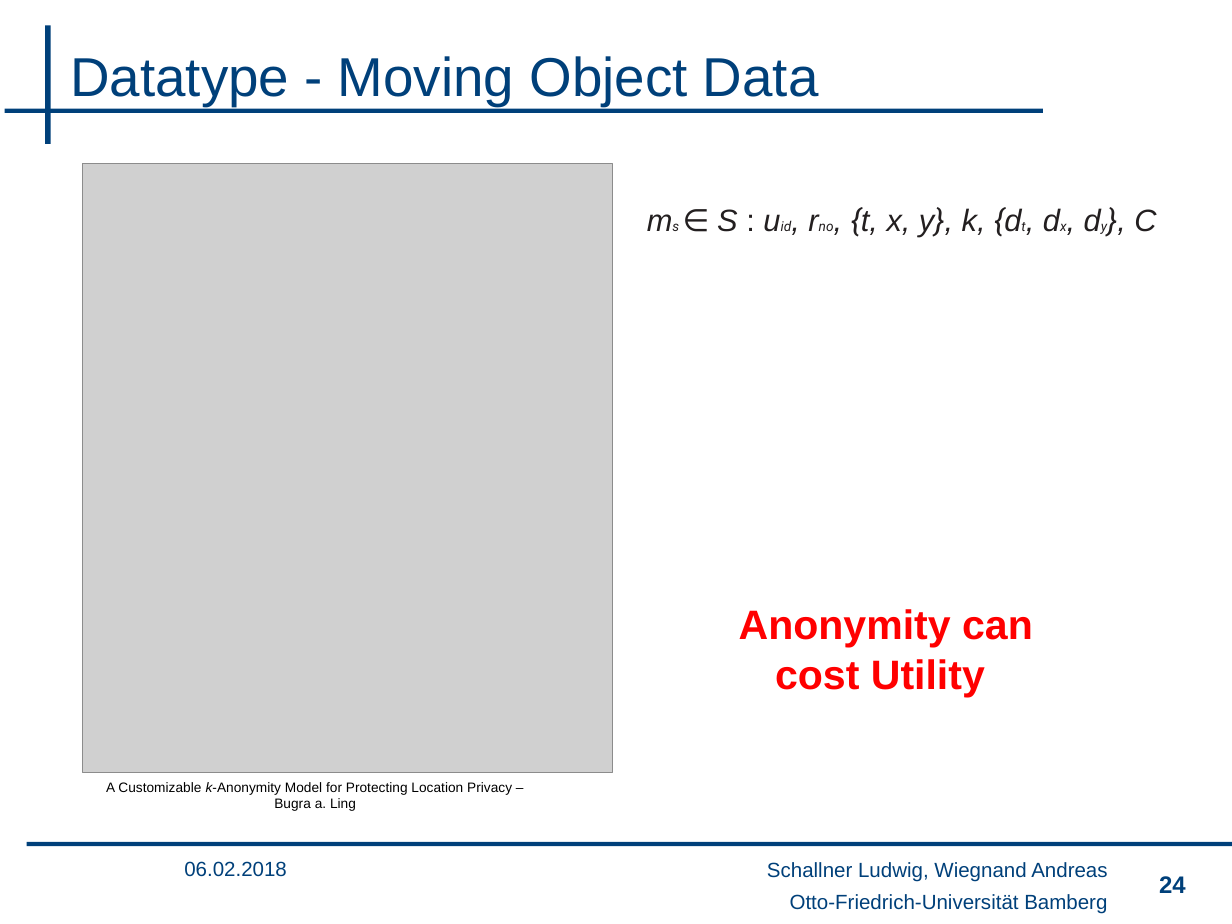
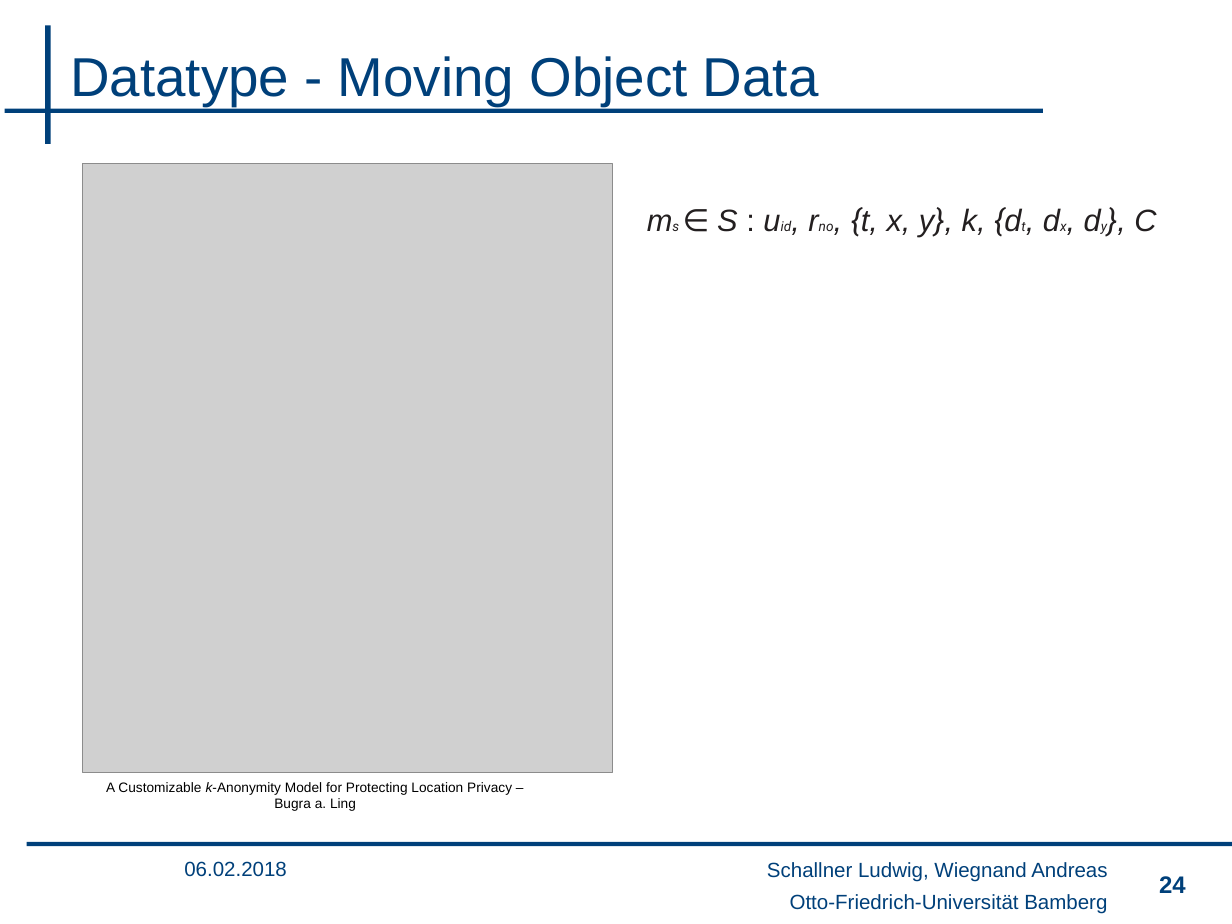
Before and after one commit to wsgan001/PSI-MSem, a slide deck: slide 24 of presentation/sicherheits_final_anV3.pptx. Drawn at 1232x924 pixels with LibreOffice and Linux fonts; fonts in the diff are those of the drawing; grey boxes stand for pictures; background and template pictures are left out. Boxes give left, top, right and bottom in pixels: in the first picture for what was removed or moved away, otherwise in the second. Text is boxed around its words. In the diff, an @@ line names an element or a change of style, - is before the commit and + after.

```diff
--- a/presentation/sicherheits_final_anV3.pptx
+++ b/presentation/sicherheits_final_anV3.pptx
@@ text removed at (739, 609, 1033, 697) @@
-Anonymity can cost Utility
```
Also in this commit, not shown: 2 other slides changed.
